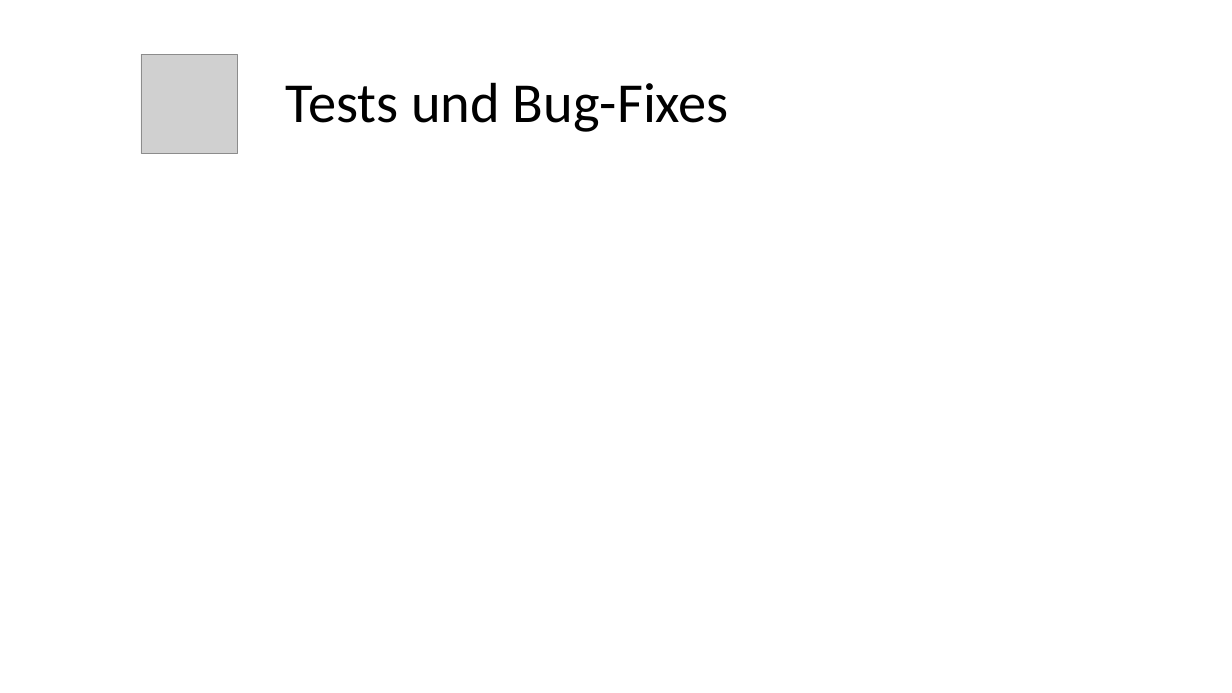
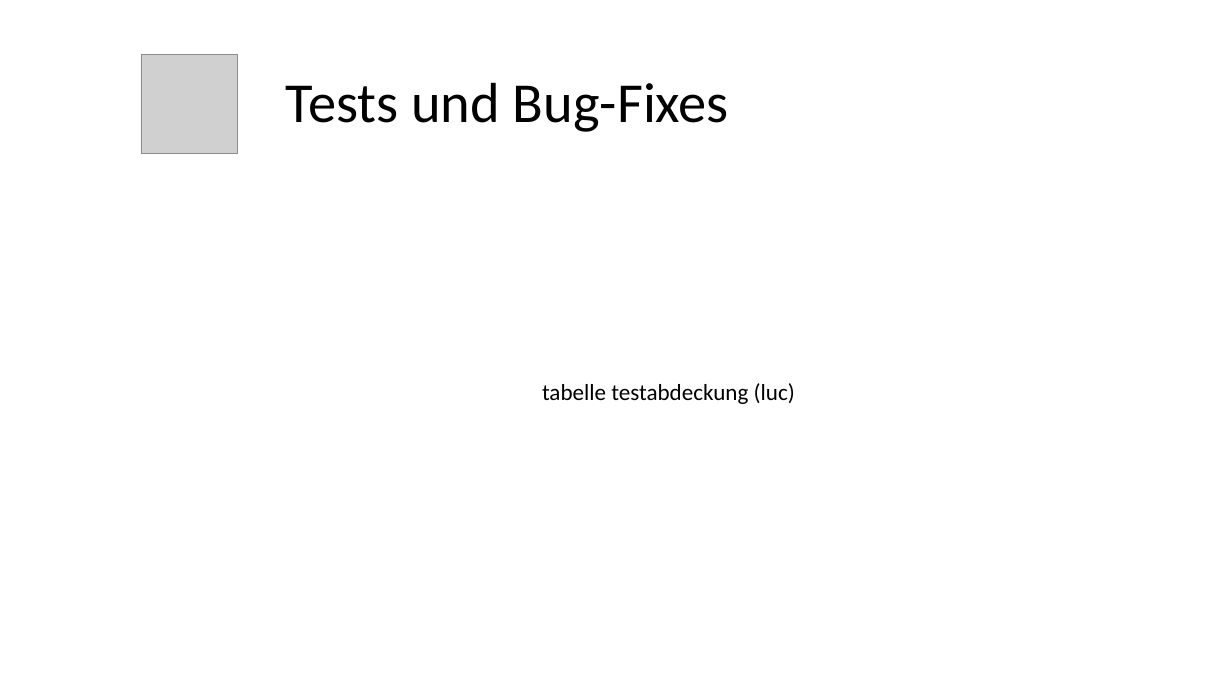
Before and after one commit to ChristianSchorr/repeated_games_pse, a slide deck: slide 3 of Dokumente/Qualitätssicherung/Präsentation.pptx. Drawn at 1232x693 pixels with LibreOffice and Linux fonts; fonts in the diff are those of the drawing; grey boxes stand for pictures. Boxes give left, top, right and bottom in pixels: in the first picture for what was removed or moved away, otherwise in the second. Text is boxed around its words. In the diff, an @@ line names an element or a change of style, - is before the commit and + after.

```diff
--- a/Dokumente/Qualitätssicherung/Präsentation.pptx
+++ b/Dokumente/Qualitätssicherung/Präsentation.pptx
@@ text added at <box>542,383,795,404</box>, 18 pt, text #000000 @@
+tabelle testabdeckung (luc)
```
Also in this commit, not shown: 1 other slide changed, 7 slides added, 1 slide removed, 1 other file.
